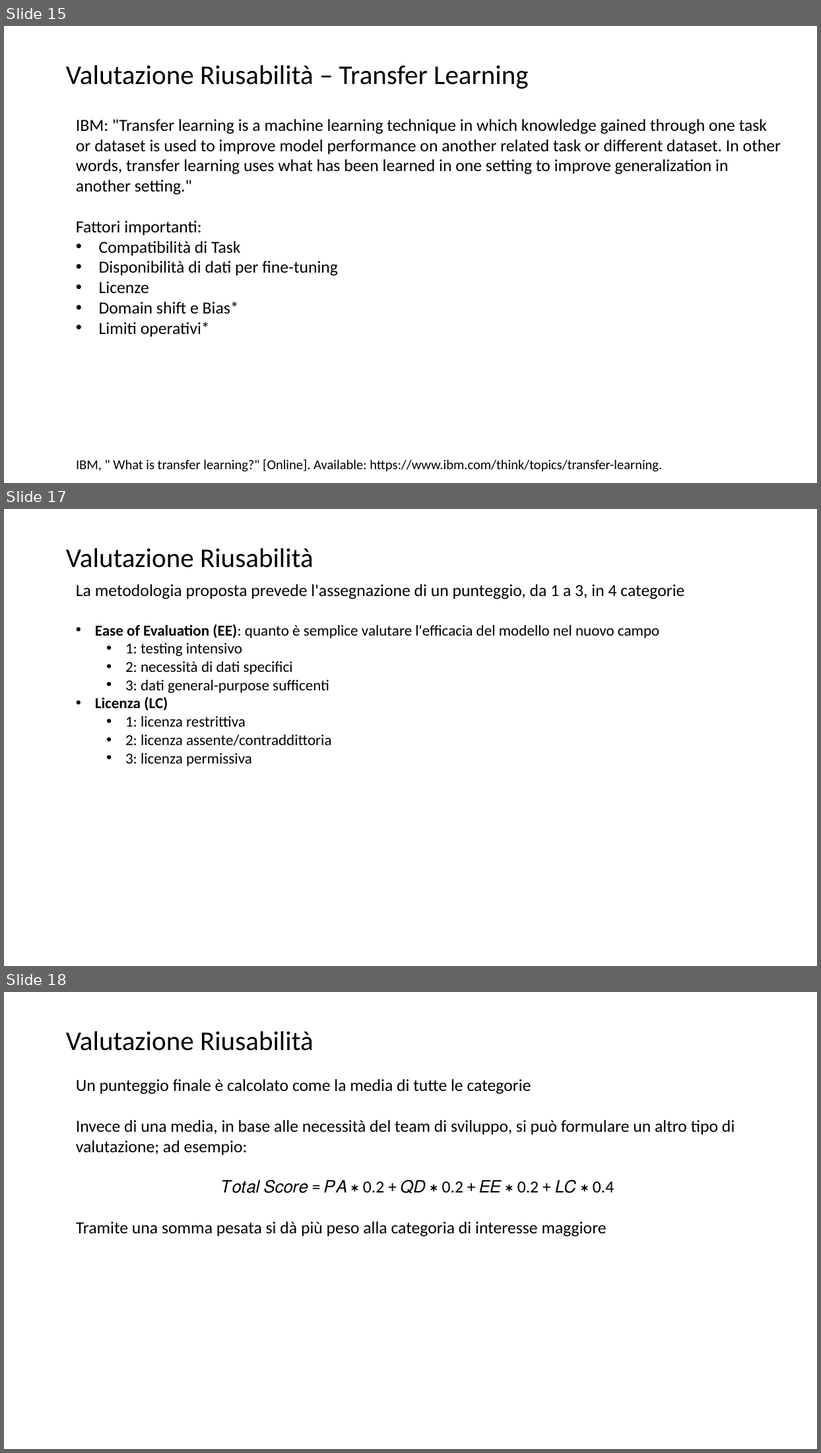
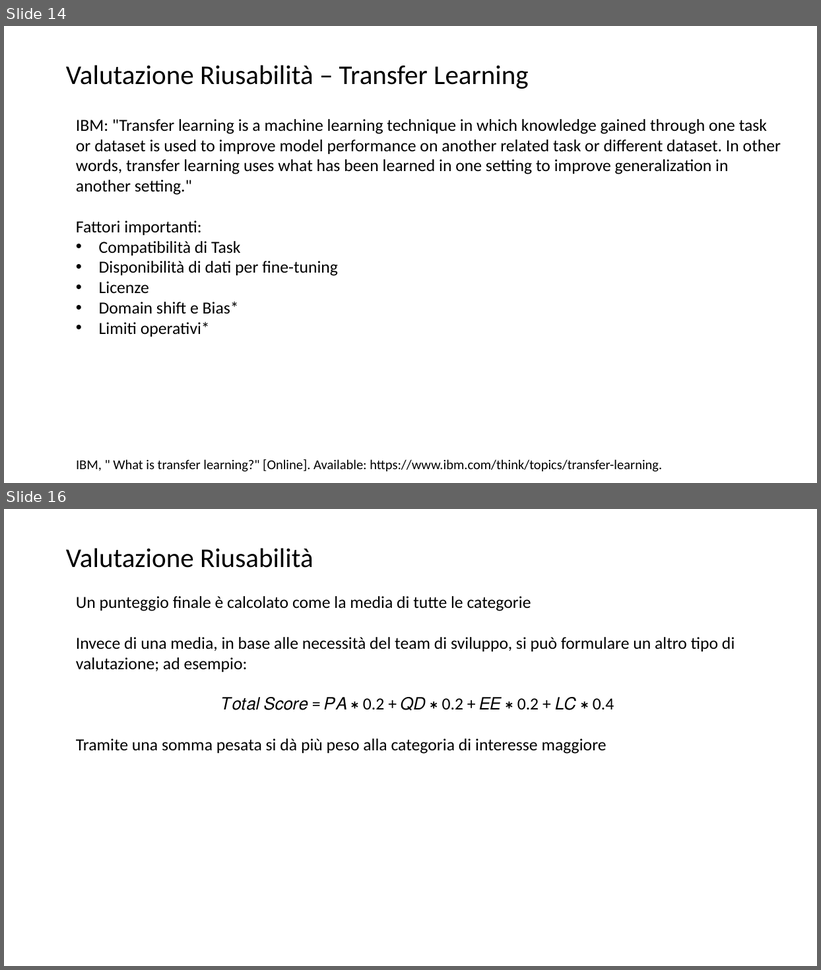
Before and after one commit to lPen88/tesi, a slide deck: presentazione.pptx. Shown one above the other, each under a label of ours: slides 15, 17 and 18 before the commit, slides 14 and 16 after it; the slides between them are not shown. The pictures are 821x1453 and 821x970 pixels, drawn with LibreOffice and Linux fonts; fonts in the diff are those of the drawing. Boxes give left, top, right and bottom in pixels: in the first picture for what was removed or moved away, otherwise in the second. Text is boxed around its words. In the diff, an @@ line names an element or a change of style, - is before the commit and + after.

```diff
--- a/presentazione.pptx
+++ b/presentazione.pptx
@@ slide 17 removed at <box>4,509,817,966</box>, background #FFFFFF @@
@@ title removed at <box>66,548,314,568</box> @@
-Valutazione Riusabilità
@@ text removed at <box>76,584,684,766</box> @@
-La metodologia proposta prevede l'assegnazione di un punteggio, da 1 a 3, in 4 categorie
-• Ease of Evaluation (EE): quanto è semplice valutare l'efficacia del modello nel nuovo campo
-  • 1: testing intensivo
-  • 2: necessità di dati specifici
-  • 3: dati general-purpose sufficenti
-• Licenza (LC)
-  • 1: licenza restrittiva
-  • 2: licenza assente/contraddittoria
-  • 3: licenza permissiva
@@ what was slide 15 is now slide 14 @@
@@ what was slide 18 is now slide 16 @@
```
Also in this commit, not shown: 4 slides changed, 4 other slides removed.
